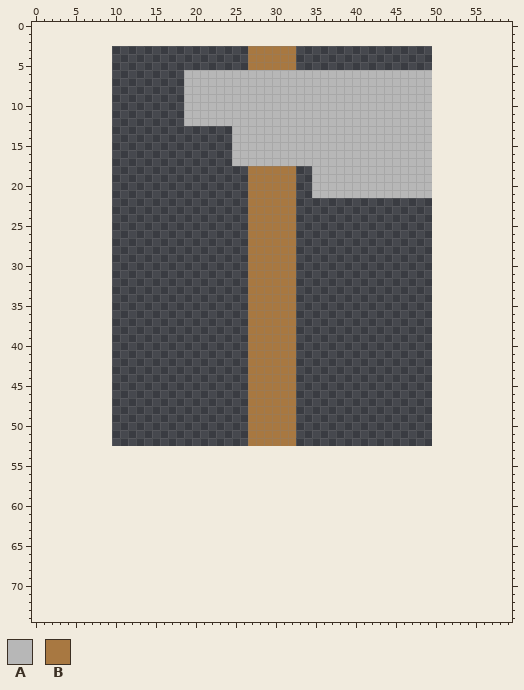
Sprite sheet, stored at FarmShooter/bin/Debug/net5.0/Textures/Base_Axe_Iron.png. That is the earlier state.
The file is 40x50 pixels. The old version is drawn lined up with the new one, on the new canvas.
Palette (. is transparent): A #b7b7b7  B #a87841
Pixels before (only the part around the change), first column x 3:
 0 .........................................................
 1 .........................................................
 2 .........................................................
 3 ........................BBBBBB...........................
 4 ........................BBBBBB...........................
 5 ........................BBBBBB...........................
 6 ................AAAAAAAAAAAAAAAAAAAAAAAAAAAAAAA..........
 7 ................AAAAAAAAAAAAAAAAAAAAAAAAAAAAAAA..........
 8 ................AAAAAAAAAAAAAAAAAAAAAAAAAAAAAAA..........
 9 ................AAAAAAAAAAAAAAAAAAAAAAAAAAAAAAA..........
10 ................AAAAAAAAAAAAAAAAAAAAAAAAAAAAAAA..........
11 ................AAAAAAAAAAAAAAAAAAAAAAAAAAAAAAA..........
12 ................AAAAAAAAAAAAAAAAAAAAAAAAAAAAAAA..........
13 ......................AAAAAAAAAAAAAAAAAAAAAAAAA..........
14 ......................AAAAAAAAAAAAAAAAAAAAAAAAA..........
15 ......................AAAAAAAAAAAAAAAAAAAAAAAAA..........
16 ......................AAAAAAAAAAAAAAAAAAAAAAAAA..........
17 ......................AAAAAAAAAAAAAAAAAAAAAAAAA..........
18 ........................BBBBBB..AAAAAAAAAAAAAAA..........
19 ........................BBBBBB..AAAAAAAAAAAAAAA..........
20 ........................BBBBBB..AAAAAAAAAAAAAAA..........
21 ........................BBBBBB..AAAAAAAAAAAAAAA..........
22 ........................BBBBBB...........................
23 ........................BBBBBB...........................
24 ........................BBBBBB...........................
25 ........................BBBBBB...........................
26 ........................BBBBBB...........................
27 ........................BBBBBB...........................
28 ........................BBBBBB...........................
29 ........................BBBBBB...........................
30 ........................BBBBBB...........................
31 ........................BBBBBB...........................
32 ........................BBBBBB...........................
33 ........................BBBBBB...........................
34 ........................BBBBBB...........................
35 ........................BBBBBB...........................
36 ........................BBBBBB...........................
37 ........................BBBBBB...........................
38 ........................BBBBBB...........................
39 ........................BBBBBB...........................
40 ........................BBBBBB...........................
41 ........................BBBBBB...........................
42 ........................BBBBBB...........................
43 ........................BBBBBB...........................
44 ........................BBBBBB...........................
45 ........................BBBBBB...........................
46 ........................BBBBBB...........................
47 ........................BBBBBB...........................
48 ........................BBBBBB...........................
49 ........................BBBBBB...........................
50 ........................BBBBBB...........................
51 ........................BBBBBB...........................
52 ........................BBBBBB...........................
53 .........................................................
54 .........................................................
55 .........................................................
56 .........................................................
57 .........................................................
58 .........................................................
59 .........................................................
60 .........................................................
61 .........................................................
62 .........................................................
63 .........................................................
64 .........................................................
65 .........................................................
66 .........................................................
67 .........................................................
68 .........................................................
69 .........................................................
70 .........................................................
71 .........................................................
72 .........................................................
73 .........................................................
74 .........................................................
New version:
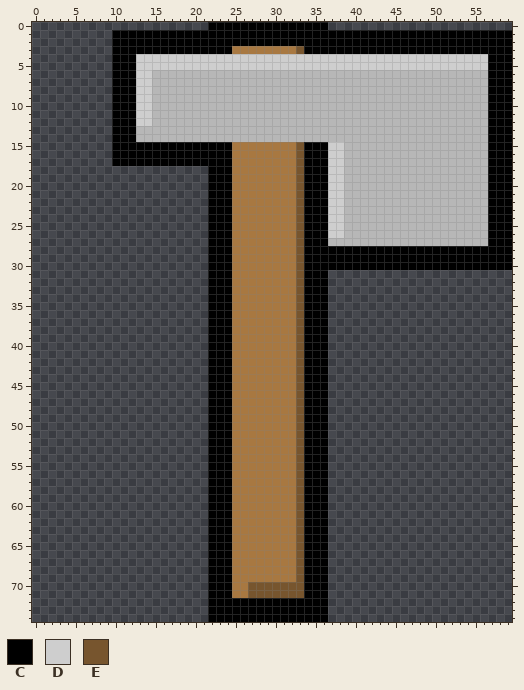
Colours new in this view: C #000000  D #cecece  E #77552e
What changed:
canvas 40x50 -> 60x75, the old top-left corner now at 10,3
y 0: x 22..36 ............... -> CCCCCCCCCCCCCCC
y 1..2: x 10..59 .................................................. -> CCCCCCCCCCCCCCCCCCCCCCCCCCCCCCCCCCCCCCCCCCCCCCCCCC
y 3: x 10..26 ................. -> CCCCCCCCCCCCCCCBB; x 33..59 ........................... -> ECCCCCCCCCCCCCCCCCCCCCCCCCC
y 4..5: x 10..59 .................BBBBBB........................... -> CCCDDDDDDDDDDDDDDDDDDDDDDDDDDDDDDDDDDDDDDDDDDDDCCC
y 6..12: x 10..18 ......... -> CCCDDAAAA; x 50..59 .......... -> AAAAAAACCC
y 13..14: x 10..24 ............... -> CCCAAAAAAAAAAAA; x 50..59 .......... -> AAAAAAACCC
y 15..17: x 10..38 ...............AAAAAAAAAAAAAA -> CCCCCCCCCCCCCCCBBBBBBBBECCCDD; x 50..59 .......... -> AAAAAAACCC
y 18..21: x 22..26 ..... -> CCCBB; x 33..38 ..AAAA -> ECCCDD; x 50..59 .......... -> AAAAAAACCC
y 22..26: x 22..26 ..... -> CCCBB; x 33..59 ........................... -> ECCCDDAAAAAAAAAAAAAAAAAACCC
y 27: x 22..26 ..... -> CCCBB; x 33..59 ........................... -> ECCCAAAAAAAAAAAAAAAAAAAACCC
y 28..30: x 22..26 ..... -> CCCBB; x 33..59 ........................... -> ECCCCCCCCCCCCCCCCCCCCCCCCCC
y 31..52: x 22..26 ..... -> CCCBB; x 33..36 .... -> ECCC
y 53..69: x 22..36 ............... -> CCCBBBBBBBBECCC
y 70..71: x 22..36 ............... -> CCCBBEEEEEEECCC
y 72..74: x 22..36 ............... -> CCCCCCCCCCCCCCC
Boxes around the changes in both pictures, in picture pixels (x1, y1, x2, y2):
changed: (112, 22, 512, 622)
